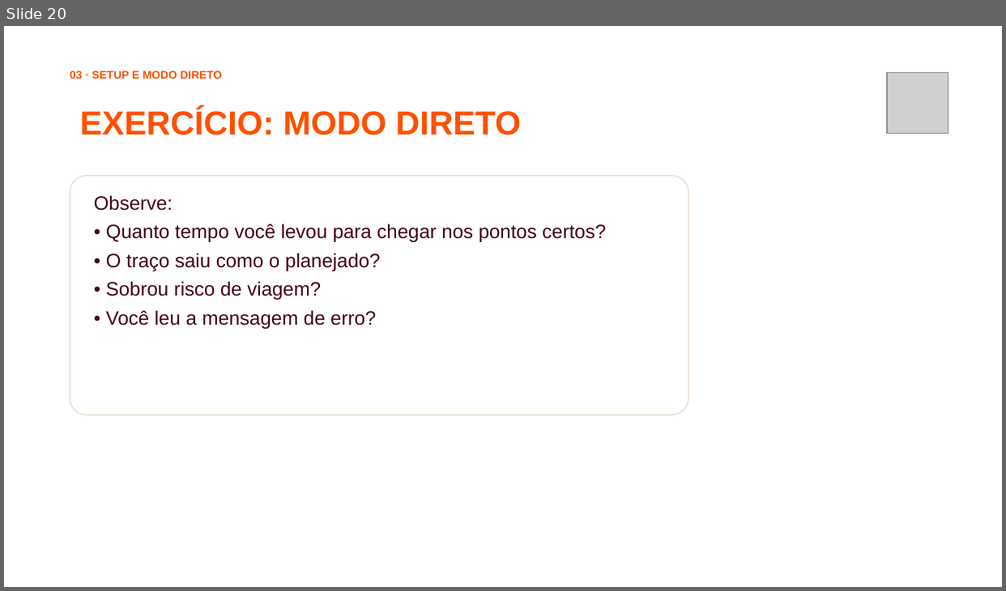
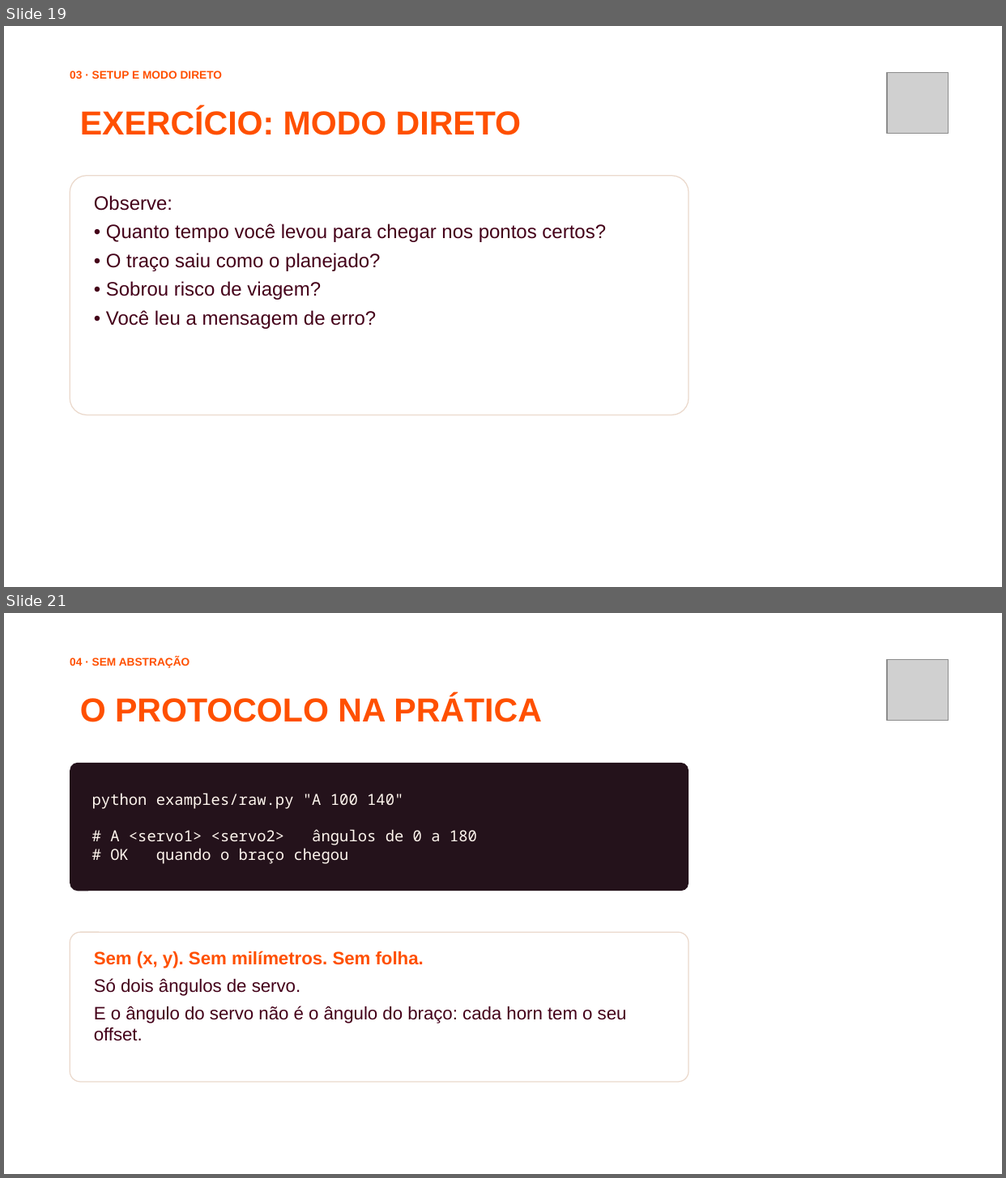
Before and after one commit to jhlr/plotter, a slide deck: workshop/dinamica-ia-hardware.pptx. Shown one above the other, each under a label of ours: slide 20 before the commit, slides 19 and 21 after it; the slides between them are not shown. The pictures are 1006x591 and 1006x1178 pixels, drawn with LibreOffice and Linux fonts; fonts in the diff are those of the drawing; grey boxes stand for pictures; background and template pictures are left out. Boxes give left, top, right and bottom in pixels: in the first picture for what was removed or moved away, otherwise in the second. Text is boxed around its words. In the diff, an @@ line names an element or a change of style, - is before the commit and + after.

```diff
--- a/workshop/dinamica-ia-hardware.pptx
+++ b/workshop/dinamica-ia-hardware.pptx
@@ slide 21 added at bbox=[4, 613, 1002, 1174], background picture (left out) @@
@@ text added at bbox=[70, 657, 190, 668], 8 pt, text #FF5000, bold @@
+04 · SEM ABSTRAÇÃO
@@ picture added at bbox=[887, 659, 948, 720] @@
@@ text added at bbox=[80, 696, 541, 722], 24 pt, text #FF5000, bold @@
+O PROTOCOLO NA PRÁTICA
@@ rounded rectangle added at bbox=[70, 763, 688, 892], fill #24121B, 11 pt, text #FFF6EE @@
+python examples/raw.py "A 100 140"
+# A <servo1> <servo2> ângulos de 0 a 180
+# OK quando o braço chegou
@@ rounded rectangle added at bbox=[70, 932, 688, 1082], fill #FFFFFF, outline #EBD9CC 0.75 pt @@
@@ text added at bbox=[94, 951, 627, 1041], 13 pt, text #440019 @@
+Sem (x, y). Sem milímetros. Sem folha.
+Só dois ângulos de servo.
+E o ângulo do servo não é o ângulo do braço: cada horn tem o seu offset.
@@ what was slide 20 is now slide 19 @@
```
Also in this commit, not shown: 7 slides changed, 5 other slides added, 3 slides removed, 13 other files.
